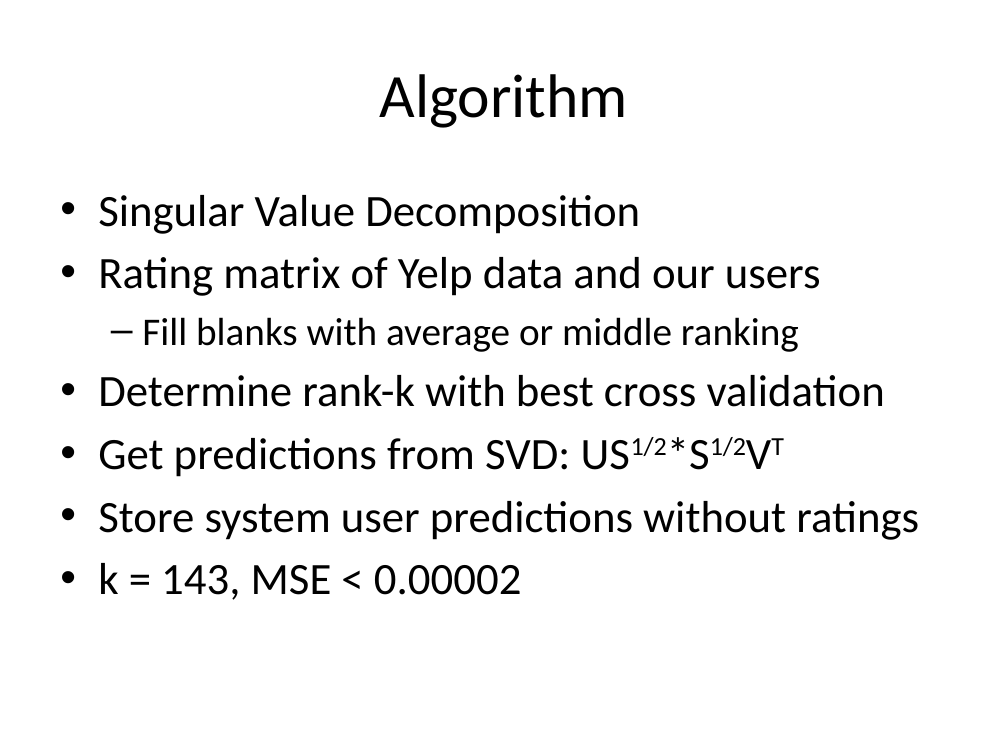
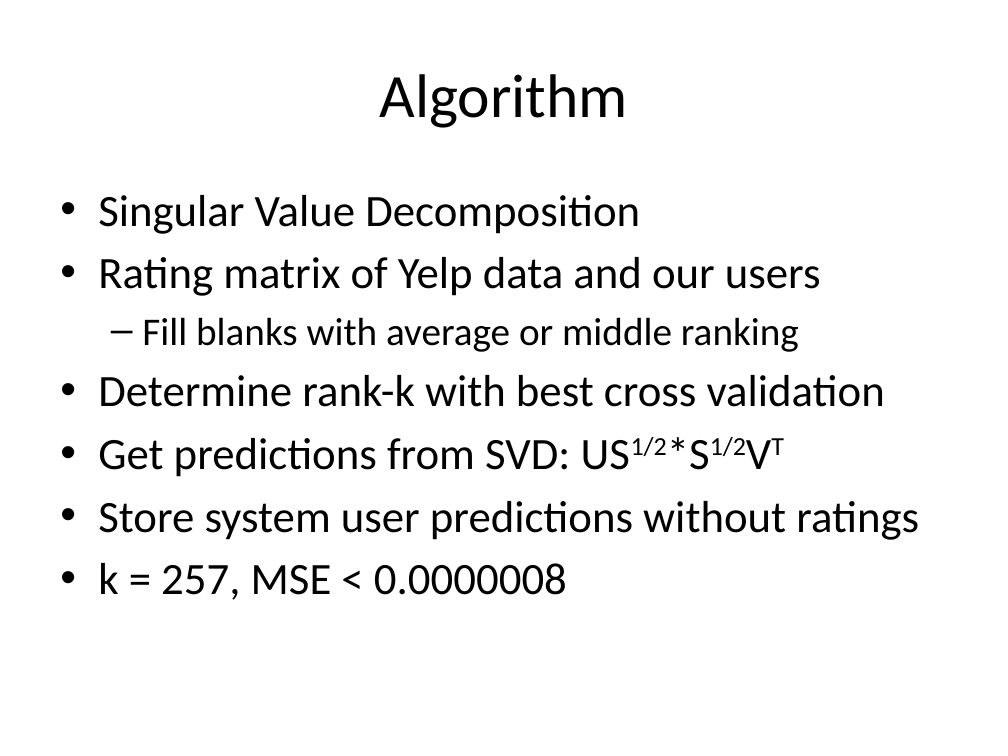
Before and after one commit to neostoic/pittfood, a slide deck: slide 3 of Presentation.pptx. Drawn at 1008x756 pixels with LibreOffice and Linux fonts; fonts in the diff are those of the drawing. Boxes give left, top, right and bottom in pixels: in the first picture for what was removed or moved away, otherwise in the second. Text is boxed around its words. In the diff, an @@ line names an element or a change of style, - is before the commit and + after.

```diff
--- a/Presentation.pptx
+++ b/Presentation.pptx
@@ text at (98,563,567,600): text changed @@
-• k = 143, MSE < 0.00002
+• k = 257, MSE < 0.0000008
```
Also in this commit, not shown: 2 other slides changed, 6 other files.
